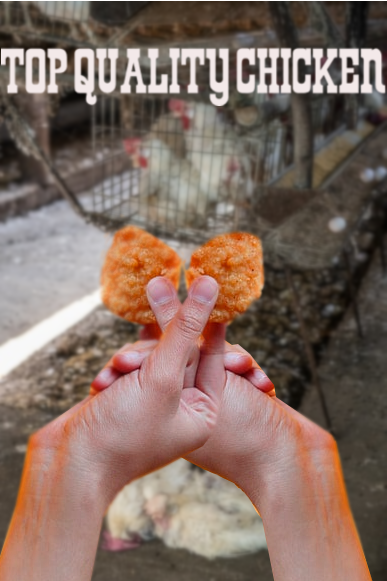
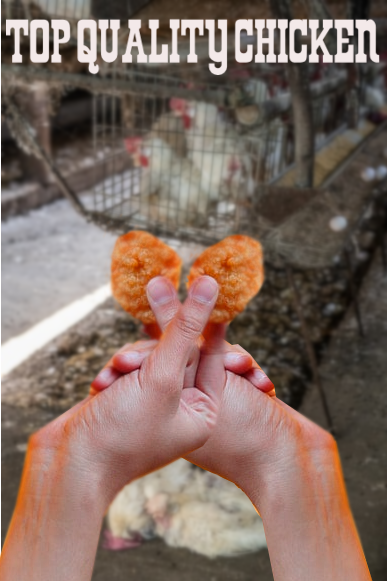
Revision of a layered 387x581 image; what changed, layer by layer:
painted on "TOP QUALITY CHICKEN.png" over [left=1, top=18, right=387, bottom=106]
painted on "chicken.png" over [left=171, top=227, right=267, bottom=368]
painted on "flipped_chicken.xcf" over [left=97, top=213, right=186, bottom=358]
painted on "factory farming.jfif" over [left=0, top=0, right=387, bottom=581]
